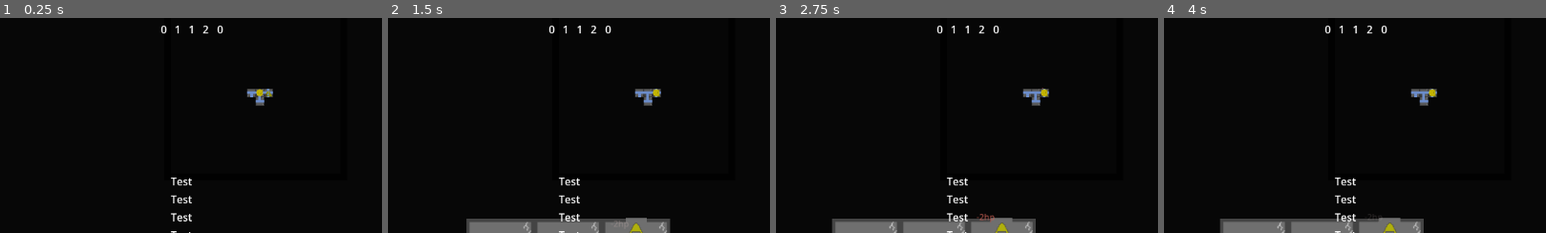
Above: before the commit, frames 1-4 (left to right).
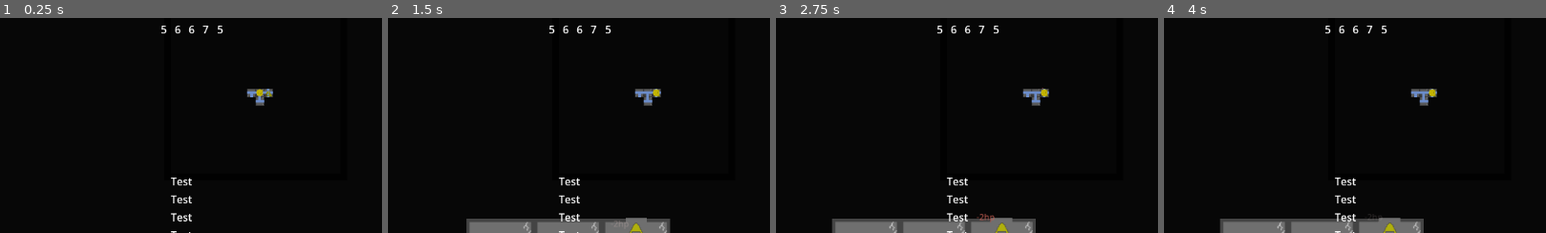
Above: after the commit, the same moments.

Repository: emrysshevek/gameganggame
Game: Godot game, scene res://scenes/GameScene.tscn
Two runs of this game, one before a commit and one after it. Both use one fixed random seed, a clock stepped at 60 frames per second and the inputs below.
Inputs (mouse positions are % of the whole screen's width and height, from its top left):
- Up to frame 1 (0.25 s): no input
- Up to frame 2 (1.5 s): tap V (debug_v) at 0.5, 1.25 s; move the mouse to (72, 45) at 0.52 s; hold D (move_right) 0.53-1.25 s; tap G (discard) at 0.6 s; click (72, 45) at 0.67 s; drag from (30, 55) to (45, 70) at 1.27 s
- Up to frame 3 (2.75 s): move the mouse to (60, 28) at 2.02 s; hold D (move_right) from 2.03 s (still down); tap C (toggle_cursor) at 2.1 s
- Up to frame 4 (4 s): release D (move_right) at 2.75 s; click "Draw" at 2.75 s; click "Discard" at 3.5 s
The pictures show only the part of the screen within x 25-75%, y 3-53%; the shares and areas given below are measured in that part.

The runs differ from the first frame. In frame 1, 0.2% of the frame differs, in the area x 42-59%, y 3-8%; in frame 2, 0.2%; in frame 3, 0.2%; in frame 4, 0.2%.

Commit message:
value manager initializes with 5 of each value for testing

Diff:
--- a/creature_values/value_manager.gd
+++ b/creature_values/value_manager.gd
@@ -3,6 +3,7 @@
 
 
 #region Properties
+@export var starting_value_count := 5
 static var _creature_values: Dictionary[Model.CreatureValue, int] = {}
 static var _reserved_values: Dictionary[Model.CreatureValue, int] = {}
 #endregion
@@ -11,8 +12,8 @@
 #region Public Methods
 func _ready() -> void:
 	for i in range(Config.CREATURE_VALUE_COUNT):
-		_creature_values[i as Model.CreatureValue] = 0
-		_reserved_values[i as Model.CreatureValue] = 0
+		_creature_values[i as Model.CreatureValue] = starting_value_count
+		_reserved_values[i as Model.CreatureValue] = starting_value_count
 	add_to_group(Config.VALUE_MANAGER_GROUP)
 
 
